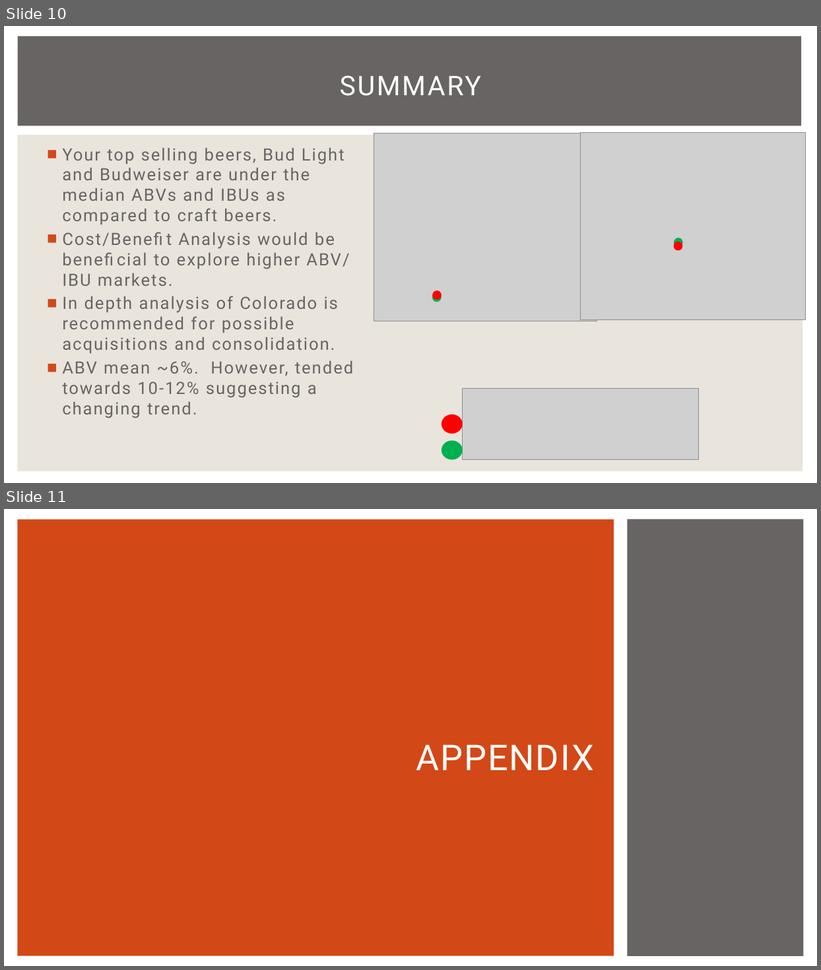
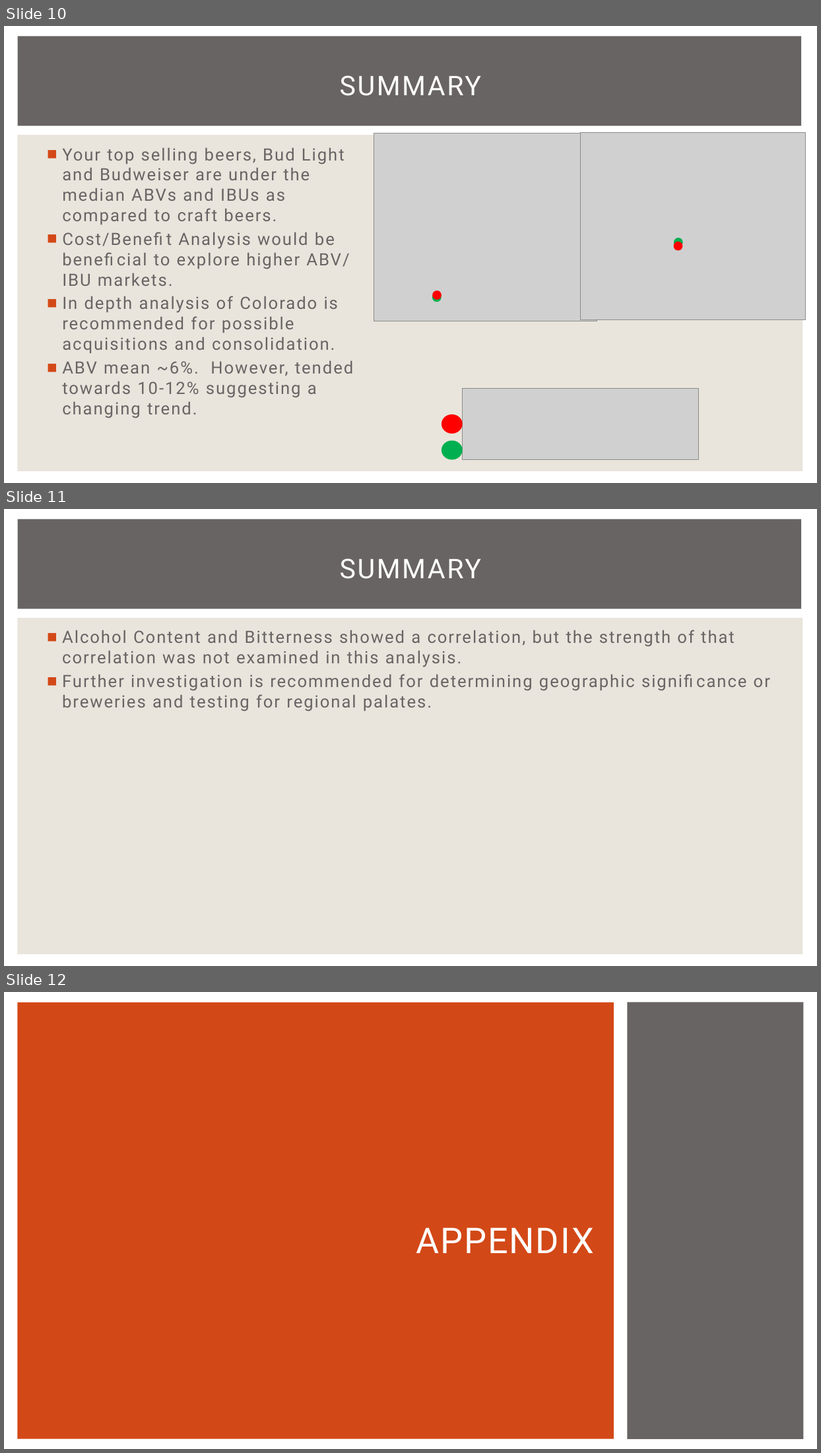
Before and after one commit to realdanielbyrne/BeersCaseStudy, a slide deck: Case study1016.pptx. Shown one above the other, each under a label of ours: slides 10 and 11 before the commit, slides 10, 11 and 12 after it. The pictures are 821x970 and 821x1453 pixels, drawn with LibreOffice and Linux fonts; fonts in the diff are those of the drawing; grey boxes stand for pictures. Boxes give left, top, right and bottom in pixels: in the first picture for what was removed or moved away, otherwise in the second. Text is boxed around its words. In the diff, an @@ line names an element or a change of style, - is before the commit and + after.

```diff
--- a/Case study1016.pptx
+++ b/Case study1016.pptx
@@ slide 11 added at [4, 509, 817, 966], background #FFFFFF; not listed: 2 template elements that a slide beside it also shows @@
@@ title added at [340, 559, 481, 579], 32 pt, text #FFFFFF @@
+SUMMARY
@@ text added at [62, 630, 770, 712], 20 pt, text #696464 @@
+■ Alcohol Content and Bitterness showed a correlation, but the strength of that correlation was not examined in this analysis.
+■ Further investigation is recommended for determining geographic significance or breweries and testing for regional palates.
@@ what was slide 11 is now slide 12 @@
```
Also in this commit, not shown: 5 other files.
